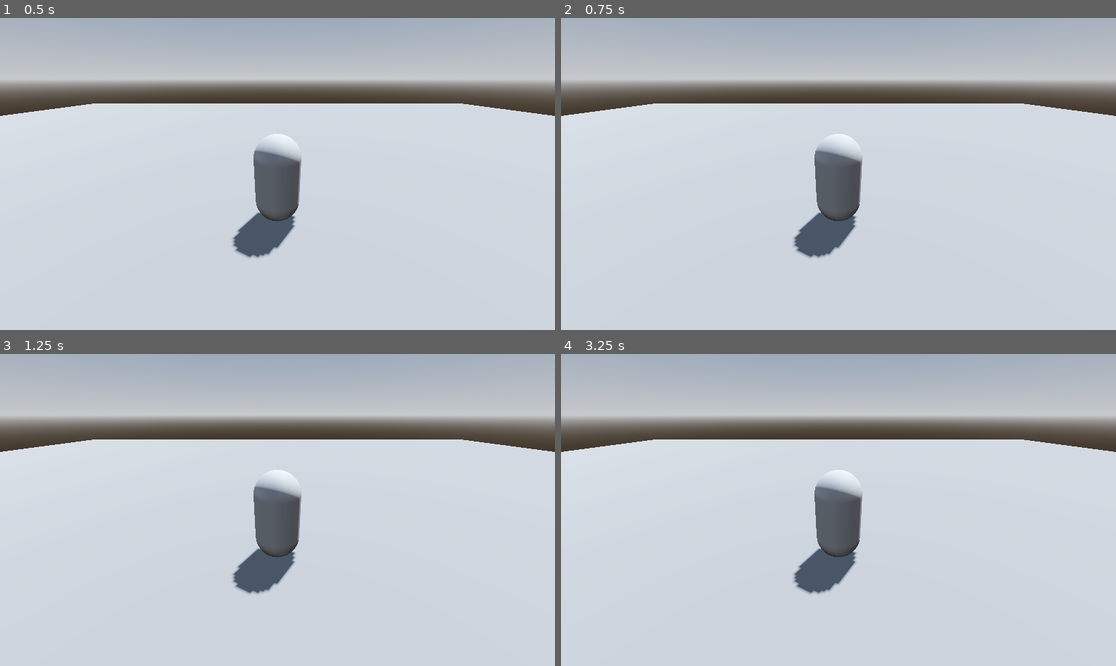
Above: before the commit, frames 1-4 (two rows, left to right).
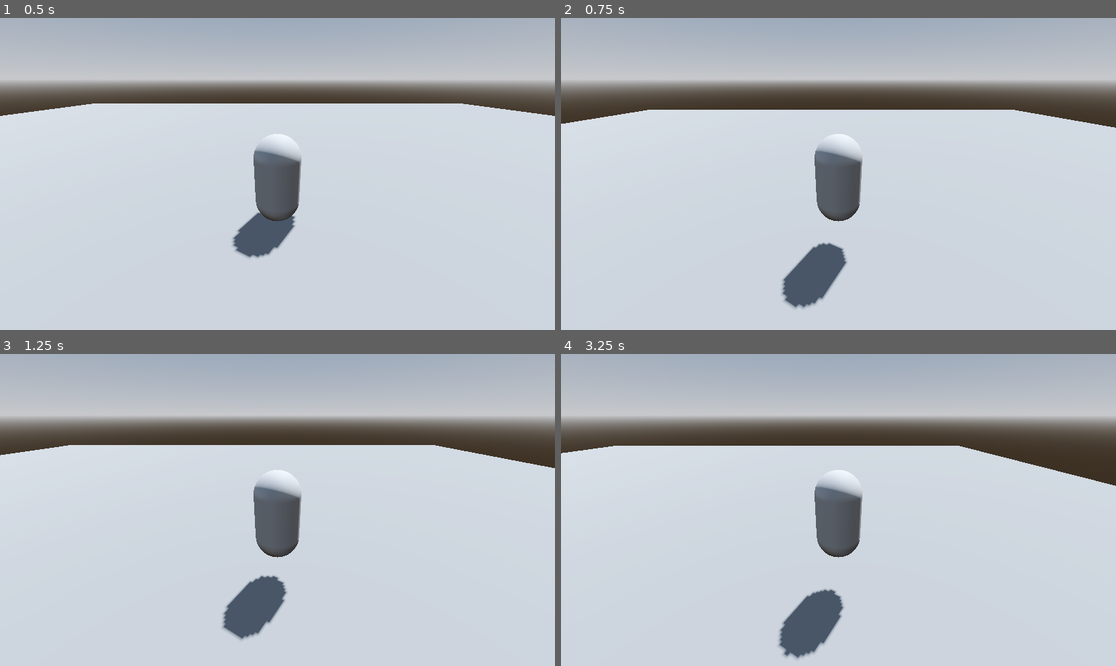
Above: after the commit, the same moments.

Repository: CaptainTiki/3DRPG
Game: Godot game, scene res://levels/level.tscn
Same seed, same stepped clock (60 frames per second), same inputs: the game is played once before the commit and once after it.
Inputs:
- Up to frame 1 (0.5 s): no input
- Up to frame 2 (0.75 s): tap Enter (ui_accept) at 0.5, 0.6 s; hold D (Right_Strafe, bound only after the commit) from 0.53 s (still down)
- Up to frame 3 (1.25 s): keep holding D (Right_Strafe, bound only after the commit); tap Enter (ui_accept) at 0.77, 1.07 s
- Up to frame 4 (3.25 s): release D (Right_Strafe, bound only after the commit) at 1.28 s; hold S (Backward, bound only after the commit) 1.28-2.03 s; tap Enter (ui_accept) at 1.35, 1.52, 1.82, 2.1, 2.85, 3.02 s; hold D (Right_Strafe, bound only after the commit) 2.03-2.78 s; hold W (Forward, bound only after the commit) from 2.78 s (still down)

Frame 1 is identical in both runs. In frame 2, 4.6% of the frame differs, in the area x 0-100%, y 27-94%; in frame 3, 4.3%; in frame 4, 6.0%, in the area x 0-100%, y 27-98%.

Commit message:
Basic Player Movment
inputs setup
player script
. player movment setup

Diff:
--- a/levels/level.tscn
+++ b/levels/level.tscn
@@ -29,6 +29,7 @@
 
 [node name="CSGBox3D" type="CSGBox3D" parent="."]
 transform = Transform3D(1, 0, 0, 0, 1, 0, 0, 0, 1, 0, -0.5, 0)
+use_collision = true
 size = Vector3(50, 1, 50)
 material = SubResource("StandardMaterial3D_fnf8f")
 
--- /dev/null
+++ b/player/player.gd
@@ -0,0 +1,28 @@
+extends CharacterBody3D
+
+
+const SPEED = 5.0
+const JUMP_VELOCITY = 4.5
+
+
+func _physics_process(delta: float) -> void:
+	# Add the gravity.
+	if not is_on_floor():
+		velocity += get_gravity() * delta
+
+	# Handle jump.
+	if Input.is_action_just_pressed("ui_accept") and is_on_floor():
+		velocity.y = JUMP_VELOCITY
+
+	# Get the input direction and handle the movement/deceleration.
+	# As good practice, you should replace UI actions with custom gameplay actions.
+	var input_dir := Input.get_vector("Left_Strafe", "Right_Strafe", "Forward", "Backward")
+	var direction := (transform.basis * Vector3(input_dir.x, 0, input_dir.y)).normalized()
+	if direction:
+		velocity.x = direction.x * SPEED
+		velocity.z = direction.z * SPEED
+	else:
+		velocity.x = move_toward(velocity.x, 0, SPEED)
+		velocity.z = move_toward(velocity.z, 0, SPEED)
+
+	move_and_slide()
--- a/player/player.tscn
+++ b/player/player.tscn
@@ -1,10 +1,13 @@
-[gd_scene load_steps=3 format=3 uid="uid://c65uqhkycx504"]
+[gd_scene load_steps=4 format=3 uid="uid://c65uqhkycx504"]
+
+[ext_resource type="Script" path="res://player/player.gd" id="1_kly4h"]
 
 [sub_resource type="CapsuleShape3D" id="CapsuleShape3D_qvtay"]
 
 [sub_resource type="CapsuleMesh" id="CapsuleMesh_urpyl"]
 
 [node name="Player" type="CharacterBody3D"]
+script = ExtResource("1_kly4h")
 
 [node name="CollisionShape3D" type="CollisionShape3D" parent="."]
 shape = SubResource("CapsuleShape3D_qvtay")
--- a/project.godot
+++ b/project.godot
@@ -14,3 +14,30 @@
 run/main_scene="res://levels/level.tscn"
 config/features=PackedStringArray("4.3", "Forward Plus")
 config/icon="res://icon.svg"
+
+[input]
+
+Forward={
+"deadzone": 0.5,
+"events": [Object(InputEventKey,"resource_local_to_scene":false,"resource_name":"","device":-1,"window_id":0,"alt_pressed":false,"shift_pressed":false,"ctrl_pressed":false,"meta_pressed":false,"pressed":false,"keycode":0,"physical_keycode":87,"key_label":0,"unicode":119,"location":0,"echo":false,"script":null)
+, Object(InputEventKey,"resource_local_to_scene":false,"resource_name":"","device":-1,"window_id":0,"alt_pressed":false,"shift_pressed":false,"ctrl_pressed":false,"meta_pressed":false,"pressed":false,"keycode":0,"physical_keycode":4194320,"key_label":0,"unicode":0,"location":0,"echo":false,"script":null)
+]
+}
+Backward={
+"deadzone": 0.5,
+"events": [Object(InputEventKey,"resource_local_to_scene":false,"resource_name":"","device":-1,"window_id":0,"alt_pressed":false,"shift_pressed":false,"ctrl_pressed":false,"meta_pressed":false,"pressed":false,"keycode":0,"physical_keycode":83,"key_label":0,"unicode":115,"location":0,"echo":false,"script":null)
+, Object(InputEventKey,"resource_local_to_scene":false,"resource_name":"","device":-1,"window_id":0,"alt_pressed":false,"shift_pressed":false,"ctrl_pressed":false,"meta_pressed":false,"pressed":false,"keycode":0,"physical_keycode":4194322,"key_label":0,"unicode":0,"location":0,"echo":false,"script":null)
+]
+}
+Left_Strafe={
+"deadzone": 0.5,
+"events": [Object(InputEventKey,"resource_local_to_scene":false,"resource_name":"","device":-1,"window_id":0,"alt_pressed":false,"shift_pressed":false,"ctrl_pressed":false,"meta_pressed":false,"pressed":false,"keycode":0,"physical_keycode":65,"key_label":0,"unicode":97,"location":0,"echo":false,"script":null)
+, Object(InputEventKey,"resource_local_to_scene":false,"resource_name":"","device":-1,"window_id":0,"alt_pressed":false,"shift_pressed":false,"ctrl_pressed":false,"meta_pressed":false,"pressed":false,"keycode":0,"physical_keycode":4194319,"key_label":0,"unicode":0,"location":0,"echo":false,"script":null)
+]
+}
+Right_Strafe={
+"deadzone": 0.5,
+"events": [Object(InputEventKey,"resource_local_to_scene":false,"resource_name":"","device":-1,"window_id":0,"alt_pressed":false,"shift_pressed":false,"ctrl_pressed":false,"meta_pressed":false,"pressed":false,"keycode":0,"physical_keycode":68,"key_label":0,"unicode":100,"location":0,"echo":false,"script":null)
+, Object(InputEventKey,"resource_local_to_scene":false,"resource_name":"","device":-1,"window_id":0,"alt_pressed":false,"shift_pressed":false,"ctrl_pressed":false,"meta_pressed":false,"pressed":false,"keycode":0,"physical_keycode":4194321,"key_label":0,"unicode":0,"location":0,"echo":false,"script":null)
+]
+}
